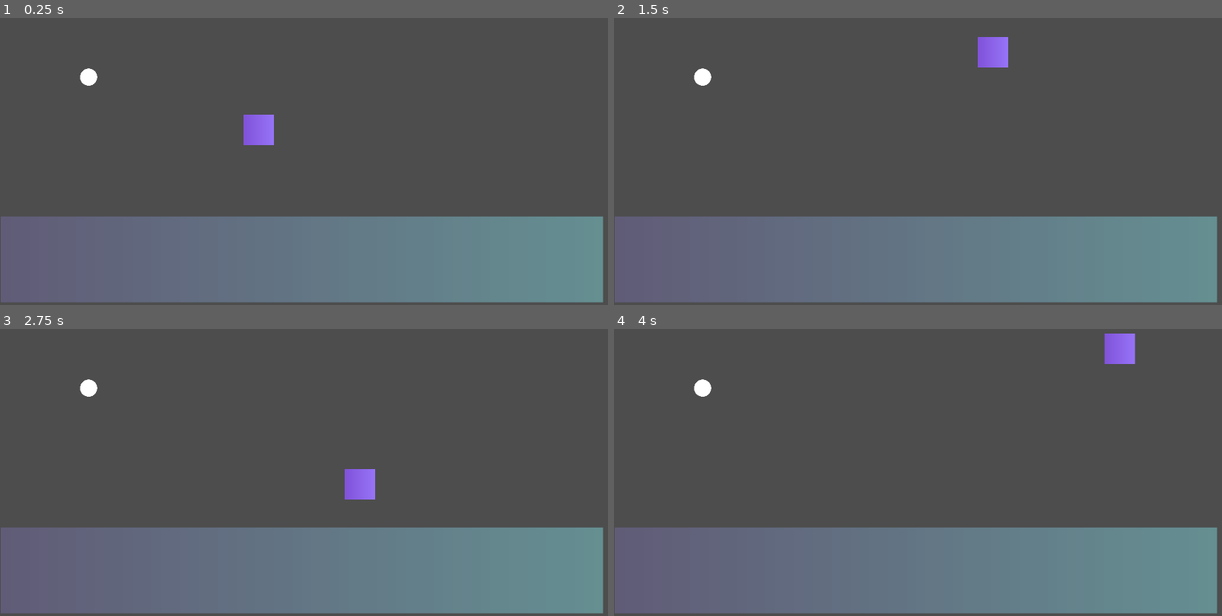
Above: before the commit, frames 1-4 (two rows, left to right).
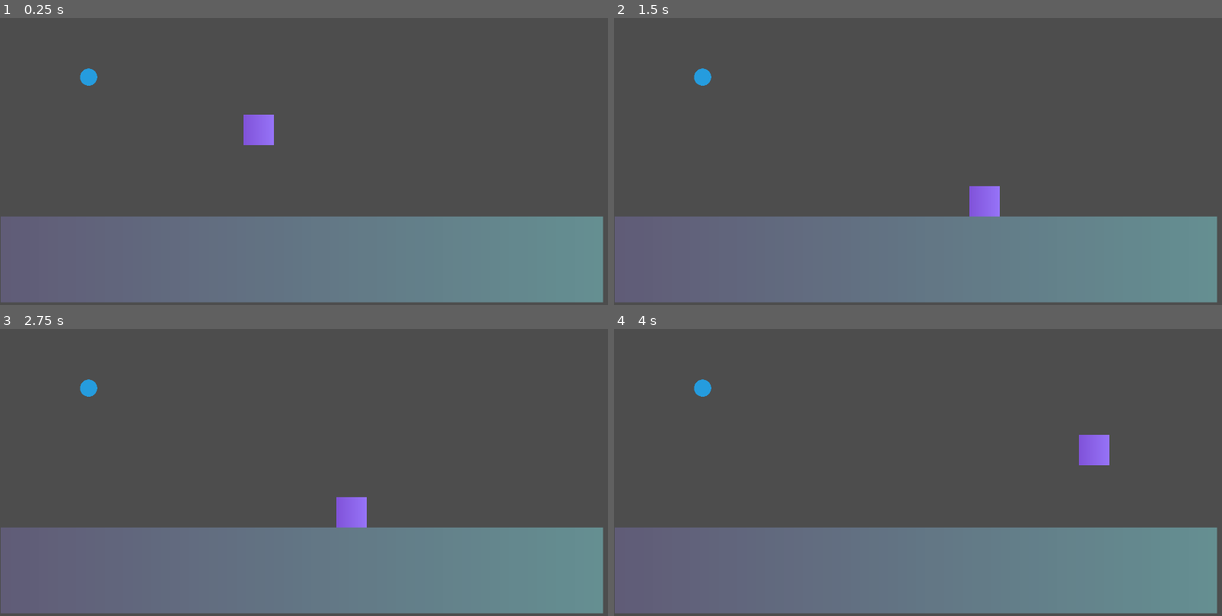
Above: after the commit, the same moments.

Repository: cmaciver/double-bubble-ggj
Game: Godot game, scene res://src/sab-test-scene.tscn
Two runs of this game, one before a commit and one after it. Both use one fixed random seed, a clock stepped at 60 frames per second and the inputs below.
Inputs (mouse positions are in pixels of both pictures, inside the frame that each line leads up to):
- Up to frame 1 (0.25 s): no input
- Up to frame 2 (1.5 s): move the mouse to (1051, 115) at 0.52 s; hold D (platform_right) from 0.53 s (still down); tap Shift (platform_aim) at 0.6 s; tap Space (platform_jump) at 0.77 s; move the mouse to (796, 150) at 1.27 s; click (796, 150) at 1.35 s
- Up to frame 3 (2.75 s): tap Space (platform_jump) at 1.52 s; tap Shift (platform_aim) at 1.55, 2.1 s; move the mouse to (364, 369) at 2.02 s; release D (platform_right) at 2.03 s; hold A (platform_left) from 2.03 s (still down)
- Up to frame 4 (4 s): move the mouse to (887, 512) at 2.77 s; release A (platform_left) at 2.78 s; hold D (platform_right) from 2.78 s (still down); right-click (887, 512) at 2.85 s; tap Space (platform_jump) at 3.02, 3.77 s; tap Shift (platform_aim) at 3.05, 3.6 s; move the mouse to (1100, 495) at 3.52 s

The runs differ from the first frame. In frame 1, 0.1% of the frame differs, in the area x 13-17%, y 17-24%; in frame 2, 1.2%; in frame 3, 1.1%; in frame 4, 1.2%, in the area x 13-86%, y 1-48%.

Commit message:
fan aiming

Diff:
--- a/double-bubble/src/bubble.tscn
+++ b/double-bubble/src/bubble.tscn
@@ -9,6 +9,7 @@
 gravity_scale = 0.0
 
 [node name="Sprite2D" type="Sprite2D" parent="."]
+modulate = Color(0.147088, 0.611286, 0.869145, 1)
 scale = Vector2(0.05, 0.05)
 texture = ExtResource("1_ge8yu")
 
--- a/double-bubble/src/player1/platformer-character.tscn
+++ b/double-bubble/src/player1/platformer-character.tscn
@@ -11,6 +11,12 @@
 [sub_resource type="GradientTexture2D" id="GradientTexture2D_wiprs"]
 gradient = SubResource("Gradient_oejba")
 
+[sub_resource type="Gradient" id="Gradient_dfls8"]
+colors = PackedColorArray(0, 0.635294, 0, 1, 0.482353, 0.807843, 0.490196, 1)
+
+[sub_resource type="GradientTexture2D" id="GradientTexture2D_s7siv"]
+gradient = SubResource("Gradient_dfls8")
+
 [node name="Platformer" type="CharacterBody2D"]
 script = ExtResource("1_8wvk8")
 
@@ -21,3 +27,10 @@
 position = Vector2(0, 1.90735e-06)
 scale = Vector2(0.75, 0.75)
 texture = SubResource("GradientTexture2D_wiprs")
+
+[node name="AimDisplay" type="Sprite2D" parent="."]
+visible = false
+scale = Vector2(2.32812, 0.125)
+texture = SubResource("GradientTexture2D_s7siv")
+centered = false
+offset = Vector2(16, -32)
--- a/double-bubble/src/player1/platformer_character.gd
+++ b/double-bubble/src/player1/platformer_character.gd
@@ -3,6 +3,11 @@
 const SPEED = 400.0
 const JUMP_VELOCITY = -1000.0
 signal bubble_touched
+signal fan_shot
+var is_aiming = false
+var aim_dir = Vector2()
+
+@onready var aim_display = $AimDisplay
 
 func _physics_process(delta: float) -> void:
 	# Add the gravity.
@@ -13,16 +18,35 @@
 	if Input.is_action_just_pressed("platform_jump") and is_on_floor():
 		velocity.y = JUMP_VELOCITY
 
-	# Get the input direction and handle the movement/deceleration.
-	# As good practice, you should replace UI actions with custom gameplay actions.
-	var direction := Input.get_axis("platform_left", "platform_right")
-	if direction:
-		velocity.x = direction * SPEED
-	else:
-		velocity.x = move_toward(velocity.x, 0, SPEED)
+	if Input.is_action_just_pressed("platform_aim"):
+		is_aiming = true
+		aim_display.show()
+		velocity = Vector2()
+
+	if Input.is_action_just_released("platform_aim"):
+		is_aiming = false
+		aim_display.hide()
+		fan()
+
+	if is_aiming:
+		aim_dir = Input.get_vector("platform_left", "platform_right", "platform_up", "platform_down")
+		print(aim_dir.angle())
+		aim_display.rotation_degrees = rad_to_deg(aim_dir.angle())
+
+
+
+	if(!is_aiming):
+		var direction := Input.get_axis("platform_left", "platform_right")
+		if direction:
+			velocity.x = direction * SPEED
+		else:
+			velocity.x = move_toward(velocity.x, 0, SPEED)
 
 	move_and_slide()
 	for i in get_slide_collision_count():
 		var collision = get_slide_collision(i)
 		if collision.get_collider().name == "Bubble":
 			bubble_touched.emit(collision.get_collider())
+
+func fan():
+	fan_shot.emit(self.position, aim_dir)
--- a/double-bubble/src/sab-test-scene.tscn
+++ b/double-bubble/src/sab-test-scene.tscn
@@ -33,6 +33,7 @@
 
 [node name="Bubble" parent="." instance=ExtResource("2_lsmqj")]
 position = Vector2(280, 360)
+mass = 0.035
 
 [node name="BubblePopTimer" type="Timer" parent="."]
 wait_time = 0.11
--- a/double-bubble/src/sab_test_scene.gd
+++ b/double-bubble/src/sab_test_scene.gd
@@ -7,6 +7,7 @@
 # Called when the node enters the scene tree for the first time.
 func _ready() -> void:
 	platformer.bubble_touched.connect(_on_platformer_bubble_touched)
+	platformer.fan_shot.connect(_on_platformer_fan_shot)
 
 # Called every frame. 'delta' is the elapsed time since the previous frame.
 func _process(delta: float) -> void:
@@ -21,3 +22,10 @@
 func _on_bubble_pop_timer_timeout() -> void:
 	var bubble_to_remove = bubble_queue.pop_front()
 	remove_child(bubble_to_remove)
+
+func _on_platformer_fan_shot(position):
+	var wind_vec = Vector2(1, 0)
+	var wind = load("res://src/wind.tscn").instantiate()
+	add_child(wind)
+	wind.global_position = position
+	wind.linear_velocity = wind_vec * 300
--- /dev/null
+++ b/double-bubble/src/wind.tscn
@@ -0,0 +1,22 @@
+[gd_scene load_steps=4 format=3 uid="uid://cnc6gd0tc5ov"]
+
+[sub_resource type="Gradient" id="Gradient_xptid"]
+colors = PackedColorArray(0.772549, 0.929412, 0.929412, 1, 0.565545, 0.835082, 1, 1)
+
+[sub_resource type="GradientTexture2D" id="GradientTexture2D_12qyq"]
+gradient = SubResource("Gradient_xptid")
+
+[sub_resource type="CircleShape2D" id="CircleShape2D_nlfh1"]
+radius = 40.0
+
+[node name="Wind" type="RigidBody2D"]
+collision_layer = 2
+gravity_scale = 0.0
+
+[node name="Sprite2D" type="Sprite2D" parent="."]
+texture = SubResource("GradientTexture2D_12qyq")
+
+[node name="Area2D" type="Area2D" parent="."]
+
+[node name="CollisionShape2D" type="CollisionShape2D" parent="Area2D"]
+shape = SubResource("CircleShape2D_nlfh1")
Not shown: 1 places in double-bubble/src/bubble.tscn that only renumber resources
Not shown: 1 places in double-bubble/src/player1/platformer-character.tscn that only renumber resources
Not shown: 1 places in double-bubble/src/test-platform.tscn that only renumber resources
